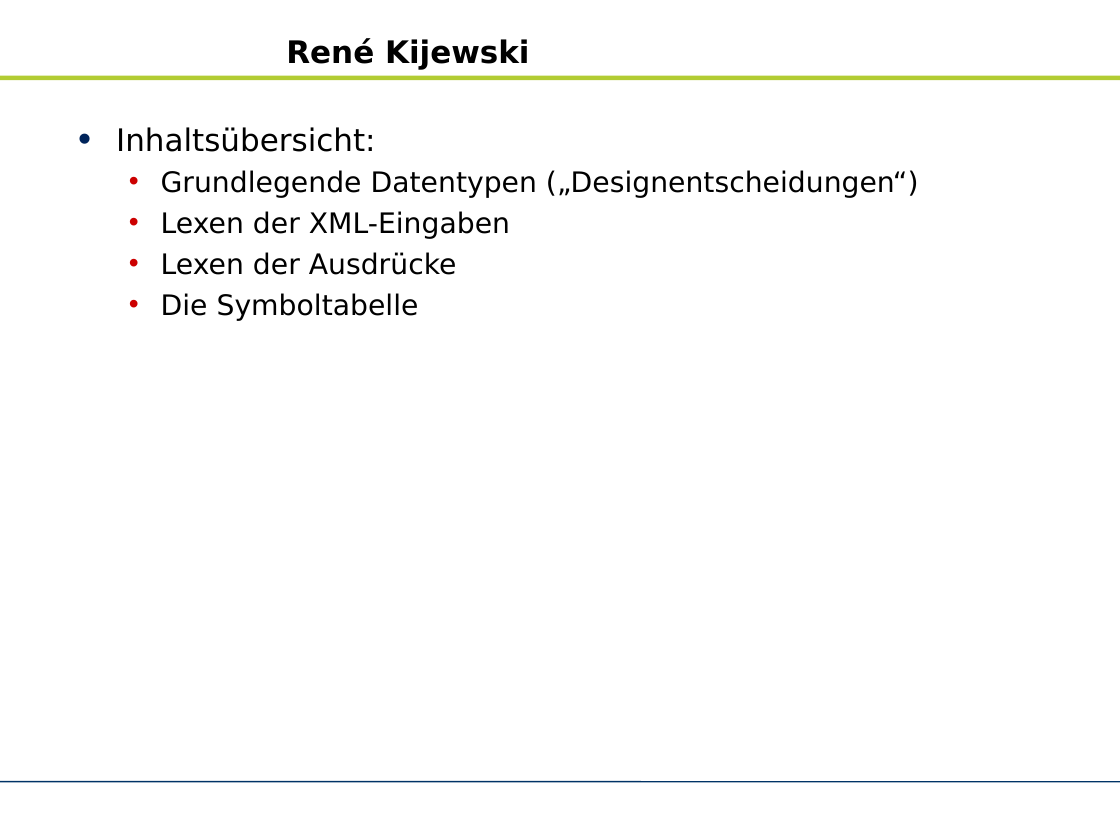
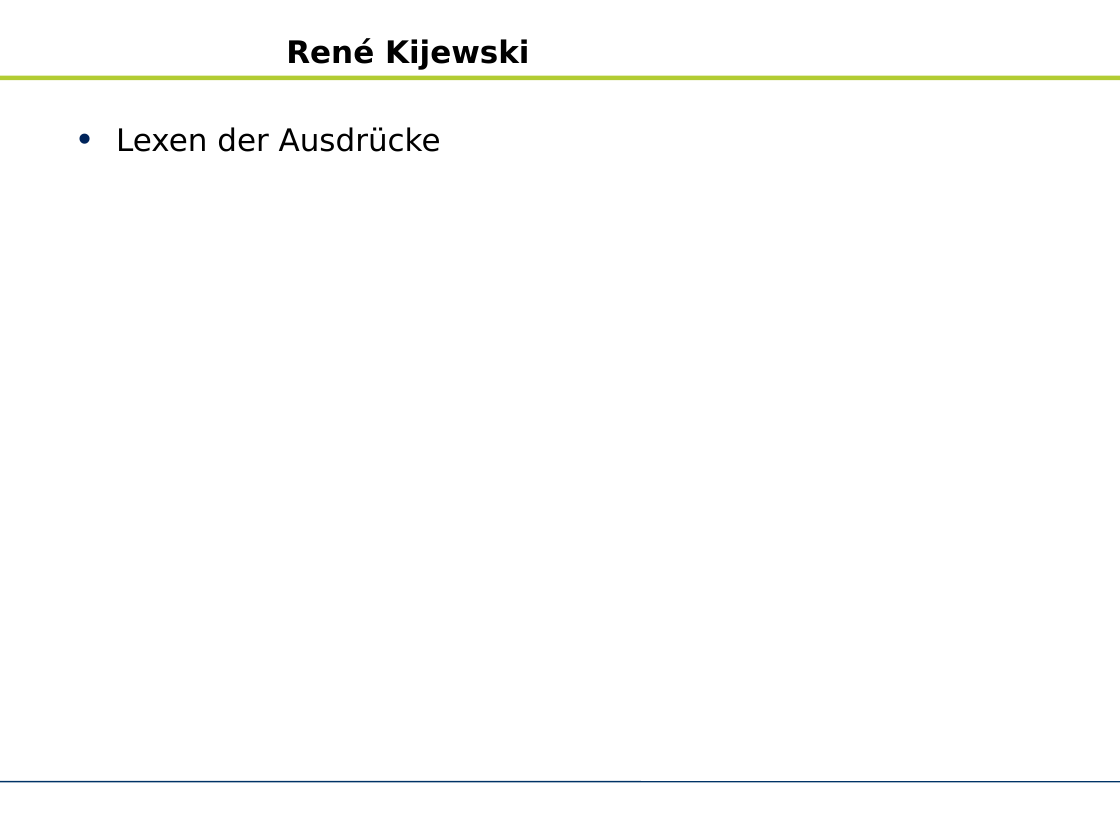
Before and after one commit to zhongxinhua/sose10-swp-uebersetzerbau, a slide deck: slide 21 of trunk/dokumentation/rk-kundenpraesentation.odp (slide 2 before the commit). Drawn at 1120x840 pixels with LibreOffice and Linux fonts; fonts in the diff are those of the drawing; background and template pictures are left out. Boxes give left, top, right and bottom in pixels: in the first picture for what was removed or moved away, otherwise in the second. Text is boxed around its words. In the diff, an @@ line names an element or a change of style, - is before the commit and + after.

```diff
--- a/trunk/dokumentation/rk-kundenpraesentation.odp
+++ b/trunk/dokumentation/rk-kundenpraesentation.odp
@@ text "Lexen der Ausdrücke" at box(116, 127, 441, 152): size 20 to 22 pt; list level 2 to 1 in "Lexen der Ausdrücke"; bullet colour #CC0000 to #00245B @@
@@ text at box(116, 127, 919, 239): paragraphs removed @@
-• Inhaltsübersicht:
-  • Grundlegende Datentypen („Designentscheidungen“)
-  • Lexen der XML-Eingaben
@@ text at box(161, 293, 419, 321): paragraph removed @@
-  • Die Symboltabelle
```
Also in this commit, not shown: 10 other slides changed, 5 slides added, 4 slides removed.
